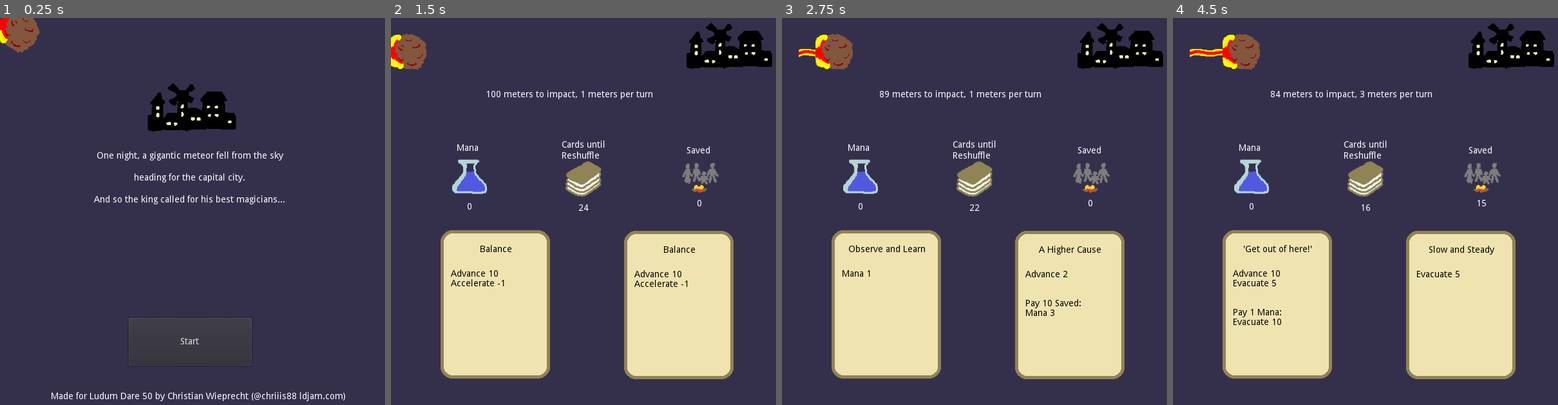
Above: before the commit, frames 1-4 (left to right).
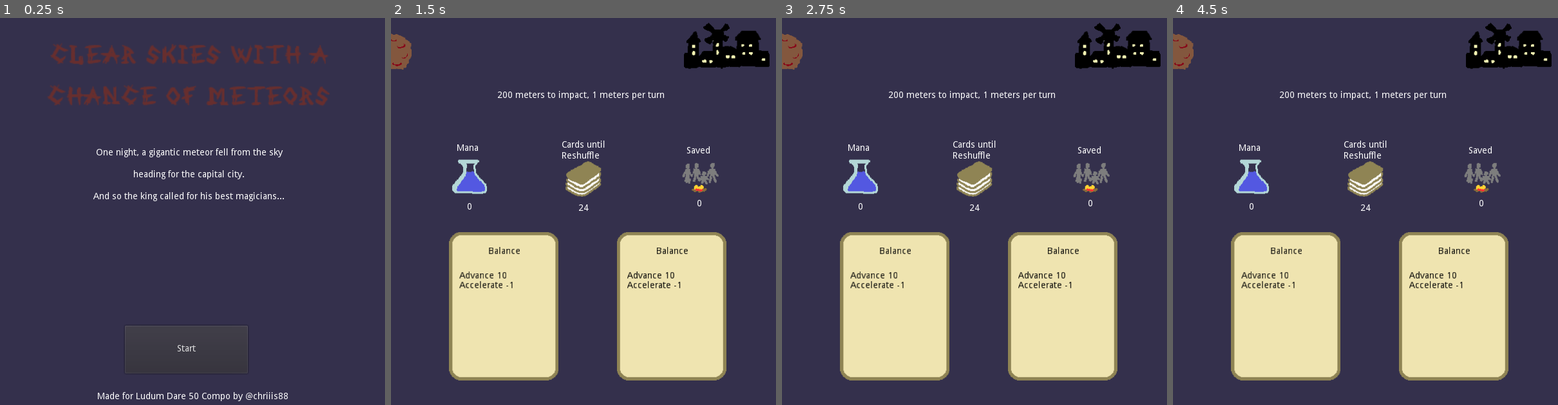
Above: after the commit, the same moments.

Repository: cwiep/ld50-delay-the-inevitable
Game: Godot game, scene res://scenes/Intro.tscn
Two runs of this game, one before a commit and one after it. Both use one fixed random seed, a clock stepped at 60 frames per second and the inputs below. Sound files missing from this copy of the repository are replaced by a short silence.
Inputs (mouse positions are in pixels of both pictures, inside the frame that each line leads up to):
- Up to frame 1 (0.25 s): no input
- Up to frame 2 (1.5 s): click "Start" at 0.5 s; click "I said start!" at 1.25 s
- Up to frame 3 (2.75 s): click "Balance" at 2 s
- Up to frame 4 (4.5 s): click (1276, 304) at 2.75 s, where only the run before the commit has a clickable "Observe and Learn"; click (1276, 304) at 3.5 s, where only the run before the commit has a clickable "'Get out of here!'"; click (1276, 304) at 4.25 s, where only the run before the commit has a clickable "Reverse Time"

The runs differ from the first frame. In frame 1, 7.3% of the frame differs, in the area x 0-90%, y 0-99%; in frame 2, 7.6%; in frame 3, 8.4%; in frame 4, 8.6%, in the area x 0-99%, y 1-94%.

Commit message:
Add title, balancing, animate cards, remove unused sounds

Diff:
--- a/cards.json
+++ b/cards.json
@@ -51,7 +51,7 @@
 		"quantity": 3,
 		"front": [
 			{"type": "MOVE_TRAIN", "value": 5},
-			{"type": "SAFE", "value": 5},
+			{"type": "SAFE", "value": 10},
 		],
 		"back": []
 	},
--- a/project.godot
+++ b/project.godot
@@ -20,7 +20,7 @@
 
 [application]
 
-config/name="LD50 Delay the Inevitable"
+config/name="Clear Skies with a Chance of Meteors"
 run/main_scene="res://scenes/Intro.tscn"
 config/icon="res://gfx/icon.png"
 
--- a/scenes/CardButton.tscn
+++ b/scenes/CardButton.tscn
@@ -1,17 +1,38 @@
-[gd_scene load_steps=3 format=2]
+[gd_scene load_steps=4 format=2]
 
 [ext_resource path="res://scripts/CardButton.gd" type="Script" id=1]
 [ext_resource path="res://gfx/cardfront.png" type="Texture" id=2]
 
-[node name="CardButton" type="TextureButton"]
+[sub_resource type="Animation" id=1]
+resource_name = "select"
+length = 0.2
+tracks/0/type = "value"
+tracks/0/path = NodePath(".:rect_position")
+tracks/0/interp = 1
+tracks/0/loop_wrap = true
+tracks/0/imported = false
+tracks/0/enabled = true
+tracks/0/keys = {
+"times": PoolRealArray( 0, 0.1, 0.2 ),
+"transitions": PoolRealArray( 1, 1, 1 ),
+"update": 0,
+"values": [ Vector2( 0, 0 ), Vector2( 0, 10 ), Vector2( 0, 0 ) ]
+}
+
+[node name="CardButton" type="Node2D"]
+script = ExtResource( 1 )
+
+[node name="Button" type="TextureButton" parent="."]
 anchor_right = 0.198
 anchor_bottom = 0.338
-margin_right = -32.752
-margin_bottom = 27.2
+margin_right = 170.0
+margin_bottom = 230.0
 texture_normal = ExtResource( 2 )
-script = ExtResource( 1 )
+__meta__ = {
+"_edit_use_anchors_": false
+}
 
-[node name="Title" type="Label" parent="."]
+[node name="Title" type="Label" parent="Button"]
 margin_left = 15.0
 margin_top = 20.0
 margin_right = 157.0
@@ -23,7 +44,7 @@
 "_edit_use_anchors_": false
 }
 
-[node name="Label" type="RichTextLabel" parent="."]
+[node name="Label" type="RichTextLabel" parent="Button"]
 margin_left = 16.0
 margin_top = 61.0
 margin_right = 154.0
@@ -34,3 +55,6 @@
 __meta__ = {
 "_edit_use_anchors_": false
 }
+
+[node name="AnimationPlayer" type="AnimationPlayer" parent="Button"]
+anims/select = SubResource( 1 )
--- a/scenes/Intro.tscn
+++ b/scenes/Intro.tscn
@@ -1,9 +1,9 @@
 [gd_scene load_steps=5 format=2]
 
 [ext_resource path="res://scripts/Intro.gd" type="Script" id=1]
-[ext_resource path="res://gfx/city.png" type="Texture" id=2]
-[ext_resource path="res://gfx/rock.png" type="Texture" id=3]
+[ext_resource path="res://gfx/title.png" type="Texture" id=2]
 [ext_resource path="res://gfx/controls.png" type="Texture" id=4]
+[ext_resource path="res://sfx/click.wav" type="AudioStream" id=5]
 
 [node name="Intro" type="Control"]
 anchor_right = 1.0
@@ -14,10 +14,10 @@
 }
 
 [node name="Label" type="Label" parent="."]
-margin_left = 57.0
-margin_top = 183.0
-margin_right = 533.0
-margin_bottom = 314.0
+margin_left = 55.9406
+margin_top = 191.476
+margin_right = 531.941
+margin_bottom = 296.476
 text = "One night, a gigantic meteor fell from the sky
 
 heading for the capital city.
@@ -30,30 +30,21 @@
 }
 
 [node name="Start" type="Button" parent="."]
-margin_left = 200.378
-margin_top = 464.786
-margin_right = 391.378
-margin_bottom = 538.786
+margin_left = 194.021
+margin_top = 477.17
+margin_right = 385.021
+margin_bottom = 551.17
 text = "Start"
 __meta__ = {
 "_edit_use_anchors_": false
 }
 
-[node name="rock" type="Sprite" parent="."]
-position = Vector2( 27.3491, 20.2447 )
-rotation = 0.513127
-texture = ExtResource( 3 )
-
-[node name="city" type="Sprite" parent="."]
-position = Vector2( 298.572, 149.499 )
-texture = ExtResource( 2 )
-
 [node name="Credits" type="Label" parent="."]
-margin_left = 56.3843
-margin_top = 579.526
-margin_right = 562.384
-margin_bottom = 593.526
-text = "Made for Ludum Dare 50 by Christian Wieprecht (@chriiis88 ldjam.com)"
+margin_left = 4.0
+margin_top = 580.0
+margin_right = 595.0
+margin_bottom = 594.0
+text = "Made for Ludum Dare 50 Compo by @chriiis88"
 align = 1
 valign = 1
 __meta__ = {
@@ -62,11 +53,11 @@
 
 [node name="Controls" type="Label" parent="."]
 visible = false
-margin_left = 129.0
-margin_top = 391.0
-margin_right = 530.0
-margin_bottom = 438.0
-text = "Mouse OR Left/Right OR Square/Circle (PS4) OR X/B (Xbox)"
+margin_left = 118.405
+margin_top = 423.708
+margin_right = 468.405
+margin_bottom = 470.708
+text = "Left/Right OR Square/Circle (PS4) OR X/B (Xbox)"
 align = 1
 valign = 1
 __meta__ = {
@@ -75,16 +66,16 @@
 
 [node name="ControlsIcon" type="Sprite" parent="."]
 visible = false
-position = Vector2( 94, 413 )
+position = Vector2( 284.405, 413.708 )
 scale = Vector2( 0.75, 0.75 )
 texture = ExtResource( 4 )
 
 [node name="Explanation" type="Label" parent="."]
 visible = false
-margin_left = 138.0
-margin_top = 328.0
-margin_right = 454.0
-margin_bottom = 369.0
+margin_left = 129.405
+margin_top = 339.421
+margin_right = 445.405
+margin_bottom = 380.421
 text = "Choose one of the cards each turn.
 Save as many people as possible."
 align = 1
@@ -92,4 +83,12 @@
 __meta__ = {
 "_edit_use_anchors_": false
 }
+
+[node name="ButtonClickSound" type="AudioStreamPlayer" parent="."]
+stream = ExtResource( 5 )
+
+[node name="title" type="Sprite" parent="."]
+position = Vector2( 292.059, 121.37 )
+scale = Vector2( 1.52667, 1.52667 )
+texture = ExtResource( 2 )
 [connection signal="pressed" from="Start" to="." method="_on_Start_pressed"]
--- a/scenes/Main.tscn
+++ b/scenes/Main.tscn
@@ -1,8 +1,7 @@
-[gd_scene load_steps=9 format=2]
+[gd_scene load_steps=8 format=2]
 
+[ext_resource path="res://sfx/click.wav" type="AudioStream" id=1]
 [ext_resource path="res://scripts/Main.gd" type="Script" id=2]
-[ext_resource path="res://sfx/hitHurt.wav" type="AudioStream" id=3]
-[ext_resource path="res://sfx/blipSelect.wav" type="AudioStream" id=4]
 [ext_resource path="res://scenes/CardButton.tscn" type="PackedScene" id=5]
 [ext_resource path="res://scenes/TextureProgress.tscn" type="PackedScene" id=6]
 [ext_resource path="res://gfx/people.png" type="Texture" id=7]
@@ -13,10 +12,10 @@
 script = ExtResource( 2 )
 
 [node name="TextureProgress" parent="." instance=ExtResource( 6 )]
-margin_left = 25.6324
-margin_top = 46.3568
-margin_right = 525.632
-margin_bottom = 61.3568
+margin_left = 3.0
+margin_top = 46.0
+margin_right = 522.0
+margin_bottom = 61.0
 
 [node name="Progress" type="ProgressBar" parent="."]
 visible = false
@@ -37,22 +36,13 @@
 }
 
 [node name="CardSlot1" parent="Cards" instance=ExtResource( 5 )]
-margin_left = 77.4138
-margin_top = 328.719
-margin_right = 44.6618
-margin_bottom = 545.199
+position = Vector2( 90.3797, 331.789 )
 
 [node name="CardSlot2" parent="Cards" instance=ExtResource( 5 )]
-margin_left = 361.834
-margin_top = 329.541
-margin_right = 329.082
-margin_bottom = 546.021
+position = Vector2( 350.816, 331.789 )
 
-[node name="SelectPlayer" type="AudioStreamPlayer" parent="."]
-stream = ExtResource( 4 )
-
-[node name="HurtPlayer" type="AudioStreamPlayer" parent="."]
-stream = ExtResource( 3 )
+[node name="SelectCardSound" type="AudioStreamPlayer" parent="."]
+stream = ExtResource( 1 )
 
 [node name="PeopleSavedLabel" type="Label" parent="."]
 margin_left = 458.747
@@ -129,5 +119,4 @@
 __meta__ = {
 "_edit_use_anchors_": false
 }
-[connection signal="pressed" from="Cards/CardSlot1" to="." method="_on_choose_left_pressed"]
-[connection signal="pressed" from="Cards/CardSlot2" to="." method="_on_choose_right_pressed"]
+[connection signal="finished" from="SelectCardSound" to="." method="_on_SelectCardSound_finished"]
--- a/scenes/TextureProgress.tscn
+++ b/scenes/TextureProgress.tscn
@@ -6,9 +6,9 @@
 [ext_resource path="res://gfx/city.png" type="Texture" id=5]
 
 [node name="TextureProgress" type="TextureProgress"]
-margin_left = 50.0
+margin_left = 2.43171
 margin_top = 40.0
-margin_right = 550.0
+margin_right = 502.432
 margin_bottom = 55.0
 max_value = 100.0
 value = 50.0
@@ -20,20 +20,20 @@
 }
 
 [node name="City" type="Sprite" parent="."]
-position = Vector2( 430.013, 71.0796 )
+position = Vector2( 509.69, 19.9437 )
 scale = Vector2( 0.970516, 0.949543 )
 texture = ExtResource( 5 )
 
 [node name="Sprite" type="Sprite" parent="."]
-position = Vector2( 20.2178, 79.8202 )
+position = Vector2( 16.6502, 13.2246 )
 scale = Vector2( 0.91723, 0.91723 )
 texture = ExtResource( 4 )
 
 [node name="Countdown" type="Label" parent="."]
-margin_left = 94.8108
-margin_top = 56.5676
-margin_right = 406.811
-margin_bottom = 89.5676
+margin_left = 136.433
+margin_top = 57.7568
+margin_right = 448.433
+margin_bottom = 90.7568
 align = 1
 valign = 1
 __meta__ = {
--- a/scripts/CardButton.gd
+++ b/scripts/CardButton.gd
@@ -1,4 +1,4 @@
-extends TextureButton
+extends Node2D
 
 func set_card(card: Card) -> void:
 	var result = ""
@@ -10,5 +10,5 @@
 		for action in card.get_paid_actions():
 			result += "%s %s\n" % [Global.labels[action[0]], action[1]]
 
-	$Title.text = card.get_name()
-	$Label.text = result
+	$Button/Title.text = card.get_name()
+	$Button/Label.text = result
--- a/scripts/GameOver.gd
+++ b/scripts/GameOver.gd
@@ -2,3 +2,7 @@
 
 func _ready():
 	$Score.text = "%s people were saved" % Global.saved
+
+func _input(event):
+	if event is InputEventKey and event.is_pressed() and !event.is_echo():
+		get_tree().change_scene("res://scenes/Intro.tscn")
--- a/scripts/Global.gd
+++ b/scripts/Global.gd
@@ -1,6 +1,6 @@
 extends Node
 
-const MAX_TRAIN = 100
+const MAX_TRAIN = 200
 var CURRENT_TRAIN = 0
 var CURRENT_TRAIN_STEP = 1
 var saved = 0
--- a/scripts/Intro.gd
+++ b/scripts/Intro.gd
@@ -2,11 +2,12 @@
 
 var _clicked: bool = false
 
-func _process(_delta):
-	if Input.is_action_just_pressed("choose_left") or Input.is_action_just_pressed("choose_right"):
+func _input(event):
+	if event is InputEventKey and event.is_pressed() and !event.is_echo():
 		_on_Start_pressed()
 
 func _on_Start_pressed():
+	$ButtonClickSound.play()
 	if _clicked:
 		var _result = get_tree().change_scene("res://scenes/Main.tscn")
 	else:
--- a/scripts/Main.gd
+++ b/scripts/Main.gd
@@ -7,6 +7,7 @@
 var hand = []
 
 func _ready():
+	Global.reset()
 	$Progress.max_value = Global.MAX_TRAIN
 	randomize()
 	deck = _import_cards()
@@ -51,11 +52,15 @@
 	return cards
 
 func _process(_delta):
-	if Input.is_action_just_pressed("choose_left"):
+	_update_ui()
+
+func _input(event):
+	if event.is_echo():
+		return
+	if event.is_action_pressed("choose_left"):
 		_on_choose_left_pressed()
-	elif Input.is_action_just_pressed("choose_right"):
+	elif event.is_action_pressed("choose_right"):
 		_on_choose_right_pressed()
-	_update_ui()
 
 func draw_new_cards():
 	# remove current hand
@@ -129,17 +134,17 @@
 			print("unknown action %s", action)
 
 func _on_choose_left_pressed():
-	$SelectPlayer.play()
+	$Cards/CardSlot1/Button/AnimationPlayer.play("select")
+	$SelectCardSound.play()
 	_apply_card(hand[0])
+
+func _on_choose_right_pressed():
+	$Cards/CardSlot2/Button/AnimationPlayer.play("select")
+	$SelectCardSound.play()
+	_apply_card(hand[1])
+
+func _on_SelectCardSound_finished():
 	Global.CURRENT_TRAIN += Global.CURRENT_TRAIN_STEP
 	draw_new_cards()
 	if Global.CURRENT_TRAIN >= Global.MAX_TRAIN:
 		var _ignore = get_tree().change_scene("res://scenes/GameOver.tscn")
-
-func _on_choose_right_pressed():
-	$SelectPlayer.play()
-	_apply_card(hand[1])
-	Global.CURRENT_TRAIN += Global.CURRENT_TRAIN_STEP
-	draw_new_cards()
-	if Global.CURRENT_TRAIN >= Global.MAX_TRAIN:
-		var _ignore = get_tree().change_scene("res://scenes/GameOver.tscn")
--- a/scripts/TextureProgress.gd
+++ b/scripts/TextureProgress.gd
@@ -1,4 +1,7 @@
 extends TextureProgress
+
+func _ready():
+	self.max_value = Global.MAX_TRAIN
 
 func _process(_delta):
 	$Sprite.global_position.x = self.rect_global_position.x + self.rect_size.x * (self.value/self.max_value)
Binary file added: gfx/title.png
Not shown, added: gfx/title.png.import
Not shown, changed: sfx/click.wav.import
Not shown, removed: sfx/hitHurt.wav.import
Not shown, removed: sfx/blipSelect.wav
Not shown, added: sfx/click.wav
Not shown, removed: sfx/hitHurt.wav
